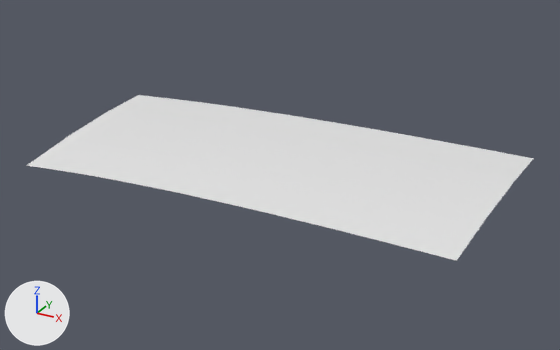
An edit to the glTF model public/assets/gen4/models/track-00.glb, drawn before and after from the same camera.
The view is the same before and after, from a camera (50 mm lens) standing at (79.3, -83.8, 40.3) and looking at (32.1, 2.0, -2.6). Every picture has the same lights, and +X, +Y and +Z are marked at lower left. The first picture is the older version. Vertices at exactly the same position are counted once.

Before the edit, the objects in view are built like this:
```python
me_track_00 = bpy.data.meshes.new('track-00')
me_track_00.from_pydata(...)  # 693 vertices, 1240 faces; spans x -3.1..62.2, y -15.9..19.7, z -0.5..0.0
ob_track_00 = bpy.data.objects.new('track-00', me_track_00)
ob_track_00.location = (0.0, 0.0, 0.0)
```
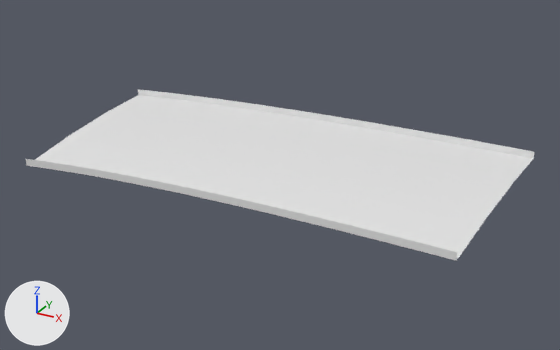
What differs and where, as boxes [x1, y1, x2, y2] in the pictures (560 x 350 px):
'track-00', reshaped
    before: [26, 95, 534, 261]
    after: [26, 89, 534, 261]
part 1 of me_track_00, added
    after: [26, 89, 534, 261]

What changed in the scene script:
```text
Change me_track_00:
    used by ob_track_00; location = (0.0, 0.0, 0.0)
    remove me_track_00.from_pydata(...)  # 693 vertices, 1240 faces; spans x -3.1..62.2, y -15.9..19.7, z -0.5..0.0
    add me_track_00.from_pydata(...)  # 819 vertices, 1488 faces; spans x -3.1..62.2, y -15.9..19.7, z -0.5..0.6
    me_track_00 part 1
    126 new vertices lie (0.0, 0.0, 1.0) away from vertices in x -3.1..62.2, y -15.9..19.7, z -0.5..-0.4
    248 new faces join them
```
